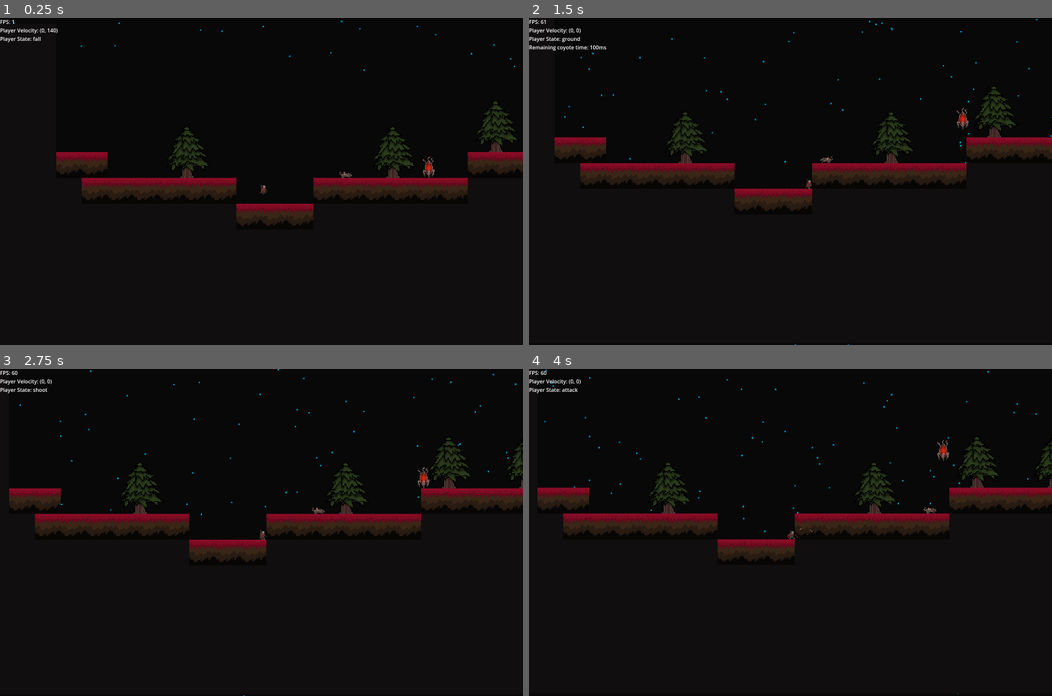
Above: before the commit, frames 1-4 (two rows, left to right).
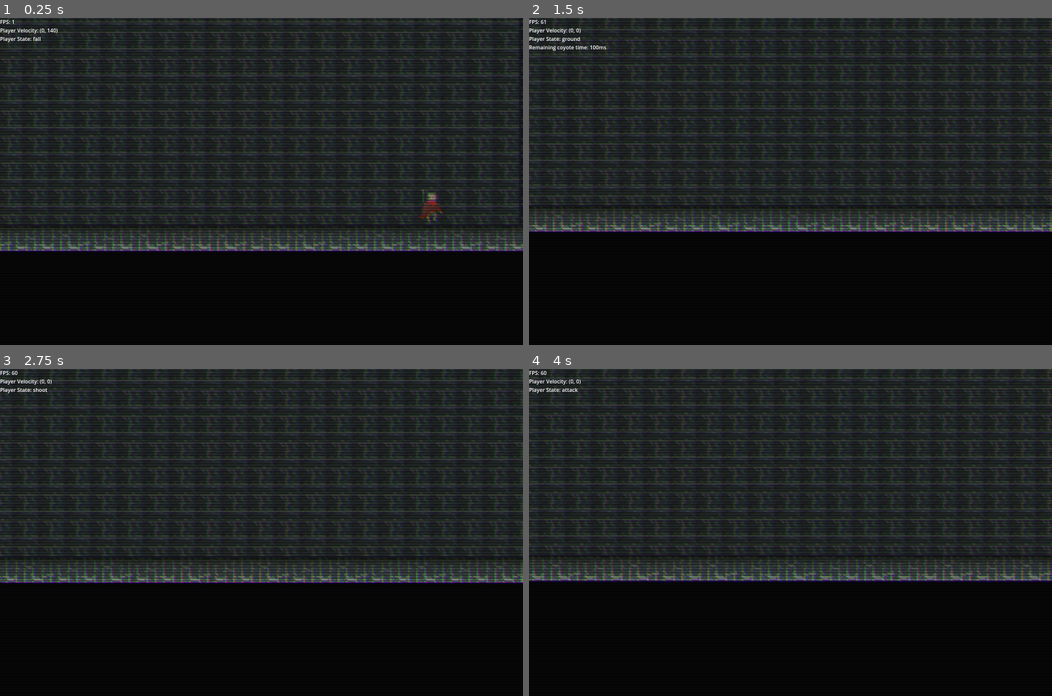
Above: after the commit, the same moments.

Repository: Rowan-Nag/Metroidvania
Game: Godot game, scene res://Main.tscn
The game is run twice, just before and just after one commit, with the same random seed, the same clock (stepped at 60 frames per second) and the same inputs. Before the commit the project starts from res://node_2d.tscn.
Inputs (mouse positions are in pixels of both pictures, inside the frame that each line leads up to):
- Up to frame 1 (0.25 s): no input
- Up to frame 2 (1.5 s): move the mouse to (905, 165) at 0.52 s; hold D (Right) from 0.53 s (still down); click (905, 165) at 0.6 s; tap Space (Jump) at 0.77 s; move the mouse to (685, 197) at 1.27 s; tap Shift (Dash) at 1.35 s
- Up to frame 3 (2.75 s): tap Space (Jump) at 1.52 s; move the mouse to (313, 460) at 2.02 s; release D (Right) at 2.03 s; hold A (Left) from 2.03 s (still down); hold Right mouse button (Rocket) from 2.03 s (still down)
- Up to frame 4 (4 s): move the mouse to (764, 597) at 2.77 s; release A (Left) at 2.78 s; release Right mouse button (Rocket) at 2.78 s; hold D (Right) from 2.78 s (still down); tap Q (Shield) at 2.85 s; tap Space (Jump) at 3.02, 3.77 s; move the mouse to (947, 581) at 3.52 s; click (947, 581) at 3.6 s

The runs differ from the first frame. In frame 1, 52% of the frame differs, in the area x 0-100%, y 0-72%; in frame 2, 48%; in frame 3, 48%; in frame 4, 48%.

Commit message:
Chained main_scene to Main.tscn

Diff:
--- a/project.godot
+++ b/project.godot
@@ -11,7 +11,7 @@
 [application]
 
 config/name="Metroidvania"
-run/main_scene="res://node_2d.tscn"
+run/main_scene="res://Main.tscn"
 config/features=PackedStringArray("4.2", "Forward Plus")
 config/icon="res://Sprites/icon.svg"
 
